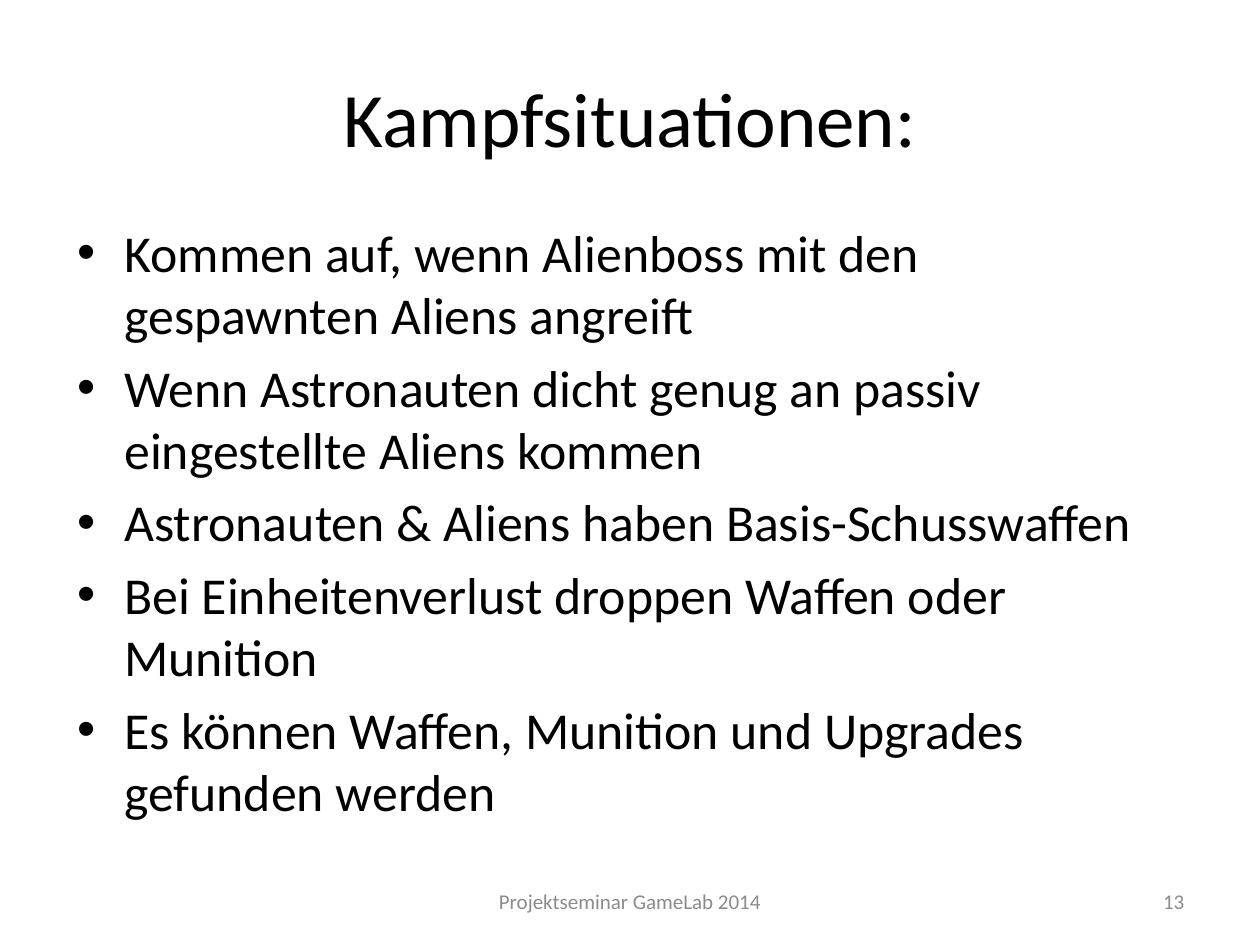
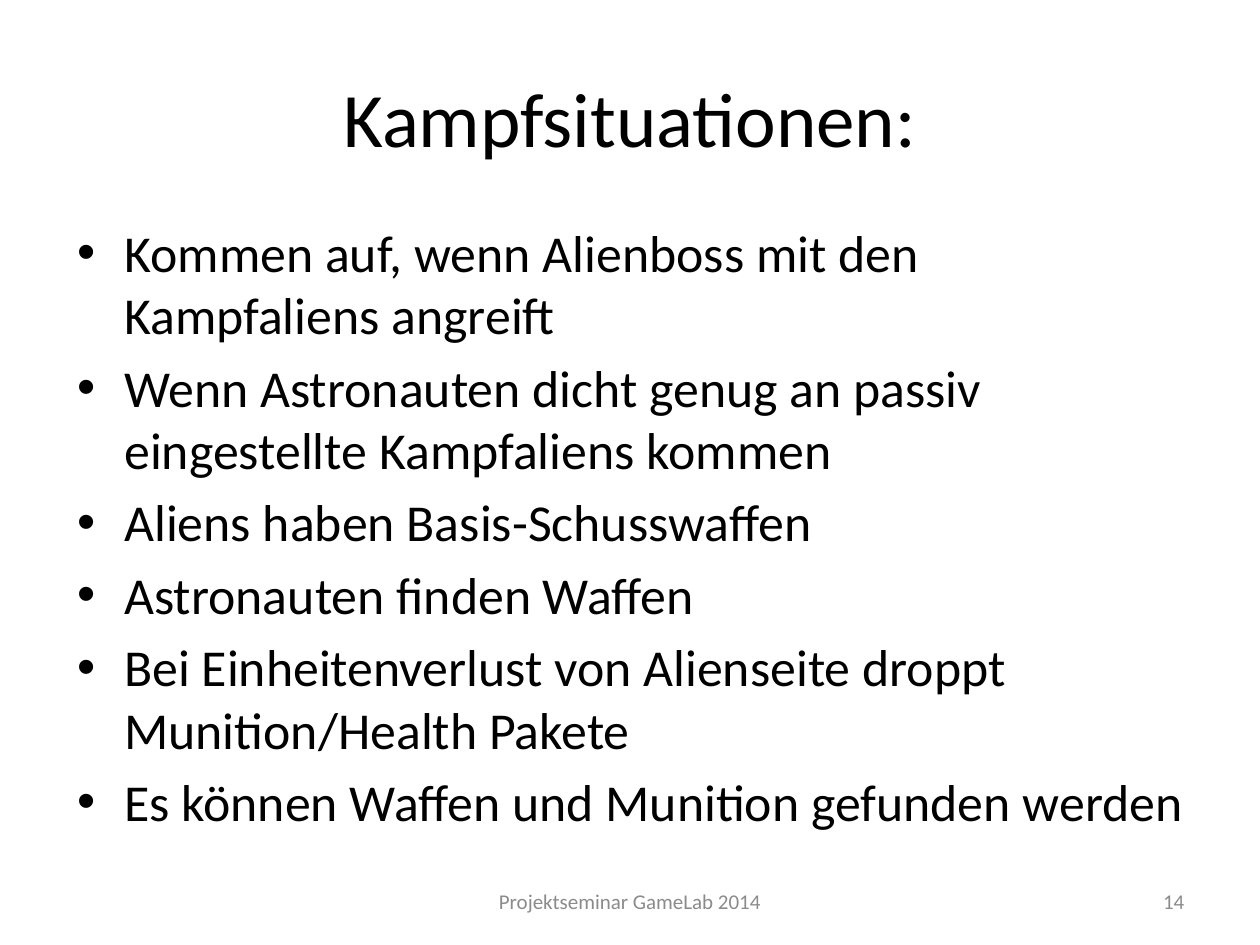
Before and after one commit to Instinctlol/gamelab2014, a slide deck: slide 14 of Abschlusspräsentation/SpielkonzeptFINAL.pptx (slide 13 before the commit). Drawn at 1260x945 pixels with LibreOffice and Linux fonts; fonts in the diff are those of the drawing; background and template pictures are left out. Boxes give left, top, right and bottom in pixels: in the first picture for what was removed or moved away, otherwise in the second. Text is boxed around its words. In the diff, an @@ line names an element or a change of style, - is before the commit and + after.

```diff
--- a/Abschlusspräsentation/SpielkonzeptFINAL.pptx
+++ b/Abschlusspräsentation/SpielkonzeptFINAL.pptx
@@ text at <box>124,236,1183,830</box>: text changed @@
-• Kommen auf, wenn Alienboss mit den gespawnten Aliens angreift
-• Wenn Astronauten dicht genug an passiv eingestellte Aliens kommen
-• Astronauten & Aliens haben Basis-Schusswaffen
-• Bei Einheitenverlust droppen Waffen oder Munition
-• Es können Waffen, Munition und Upgrades gefunden werden
+• Kommen auf, wenn Alienboss mit den Kampfaliens angreift
+• Wenn Astronauten dicht genug an passiv eingestellte Kampfaliens kommen
+• Aliens haben Basis-Schusswaffen
+• Astronauten finden Waffen
+• Bei Einheitenverlust von Alienseite droppt Munition/Health Pakete
+• Es können Waffen und Munition gefunden werden
@@ page number at <box>1163,895,1184,909</box>: text changed @@
-13
+14
```
Also in this commit, not shown: 10 other slides changed, 1 slide added, 1 slide removed, 3 other files.
